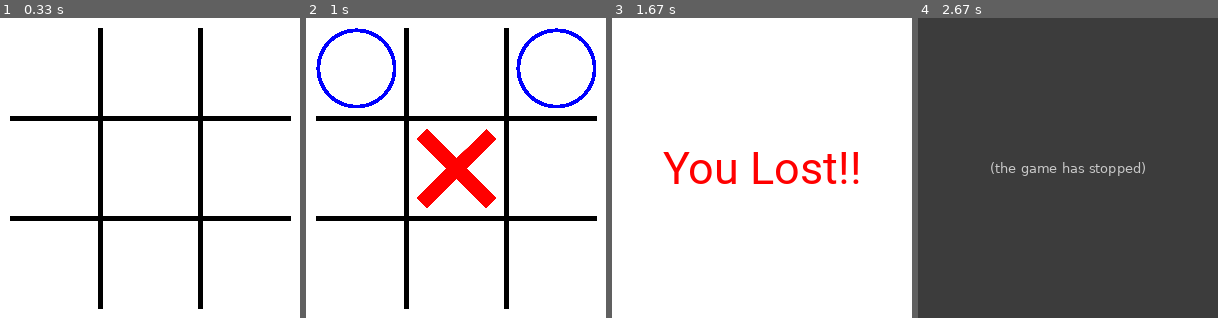
Above: before the commit, frames 1-4 (left to right).
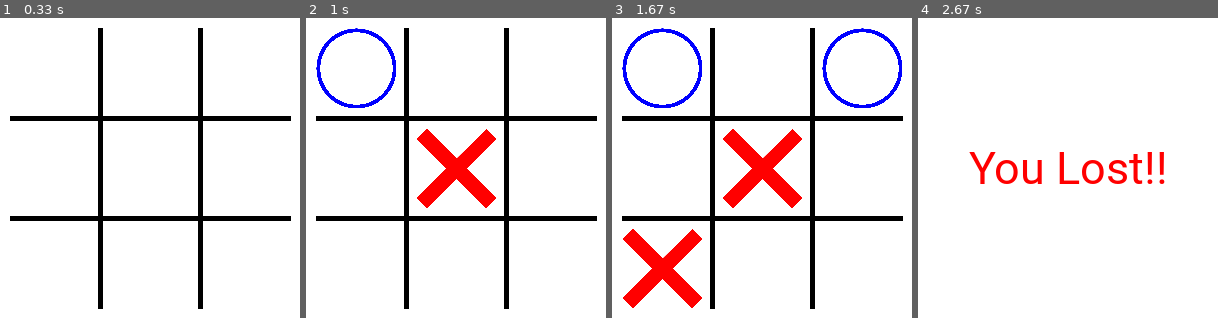
Above: after the commit, the same moments.

Repository: vinaysb/TicTacToe
Game: pygame game, started from Base-Game.py
Two runs of this game, one before a commit and one after it. Both use one fixed random seed, a clock stepped at 60 frames per second and the inputs below.
Inputs (mouse positions are in pixels of both pictures, inside the frame that each line leads up to):
- Up to frame 1 (0.33 s): no input
- Up to frame 2 (1 s): click (456, 168) at 0.38 s; click (456, 186) at 0.85 s
- Up to frame 3 (1.67 s): move the mouse to (669, 237) at 1.17 s; click (669, 237) at 1.45 s
- Up to frame 4 (2.67 s): move the mouse to (1176, 273) at 1.87 s; click (1176, 273) at 2.22 s

Frame 1 is identical in both runs. In frame 2, 1.0% of the frame differs, in the area x 3-97%, y 3-47%; in frame 3, 16%; in frame 4, 100%, in the area x 0-100%, y 0-100%.
Before the commit the program exited at 2.45 s; later frames show no game.

Commit message:
Better Commenting; Fixed overwrite issues; added cli mode

Diff:
--- a/Base-Game.py
+++ b/Base-Game.py
@@ -3,12 +3,17 @@
 
 
 class TicTacToe:
-    def __init__(self):
-        pg.init()
+    def __init__(self, show=False):
+        pg.font.init()
+
+        # Global Initializations
         self.board = np.zeros((3, 3))
-
+        self.show = show
         self.done = False
-        self.cell_vals = []
+        self.result = 0
+
+        # Initializing background PyGame elements
+        self.cell_values = []
         self.DISPLAY_WIDTH = 300
         self.DISPLAY_HEIGHT = 300
         self.BLACK = (0, 0, 0)
@@ -16,11 +21,16 @@
         self.GREEN = (26, 219, 39)
         self.RED = (255, 0, 0)
         self.GREY = (105, 105, 105)
-        self.screen = pg.display.set_mode((self.DISPLAY_WIDTH, self.DISPLAY_HEIGHT))
-        pg.display.set_caption('Tic-Tac-Toe')
         self.clock = pg.time.Clock()
-
-        self.Clickable_Areas = {
+        self.Cross = pg.transform.scale(pg.image.load('Cross.png'), (80, 80))
+        self.Circle = pg.transform.scale(pg.image.load('Circle.png'), (80, 80))
+        self.font = pg.font.Font('Roboto-Regular.ttf', 45)
+
+        # Initializing foreground PyGame elements to None
+        self.screen = None
+
+        # Global & PyGame Mappings
+        self.clickable_area_mapping = {
             1: pg.Rect(10, 10, 90, 90),
             2: pg.Rect(110, 10, 90, 90),
             3: pg.Rect(210, 10, 90, 90),
@@ -31,8 +41,6 @@
             8: pg.Rect(110, 210, 90, 90),
             9: pg.Rect(210, 210, 90, 90),
             }
-        self.Cross = pg.transform.scale(pg.image.load('Cross.png'), (80, 80))
-        self.Circle = pg.transform.scale(pg.image.load('Circle.png'), (80, 80))
         self.pos_mapping = {
             1: (0, 0), 2: (0, 1), 3: (0, 2), 4: (1, 0), 5: (1, 1), 6: (1, 2),
             7: (2, 0), 8: (2, 1), 9: (2, 2)
@@ -43,12 +51,43 @@
             }
         self.char_mapping = {0: ' ', 1: 'X', 2: 'O'}
         self.img_mapping = {1: self.Cross, 2: self.Circle}
-        self.font = pg.font.Font('Roboto-Regular.ttf', 45)
-        self.result = 0
-
-        self.controller()
+        self.cli_result_mapping = {
+            1: 'You Won!!',
+            2: 'You Lost!!',
+            3: 'It was a Draw!!'
+            }
+        self.gui_result_mapping = {
+            1: ('You Won!!', self.GREEN),
+            2: ('You Lost!!', self.RED),
+            3: ('It was a Draw!!', self.GREY)
+            }
+
+        # PyGame is called in-case the scene needs to be rendered
+        if self.show:
+            self.controller()
+        else:
+            self.cli_controller()
+
+    def cli_controller(self):
+
+        # Base Logic
+        while not np.all(self.board) and not self.done:
+            x = int(input('Enter a val from 1-9\n'))
+            self.player_turn(x)
+            if np.all(self.board) or self.done:
+                break
+            self.computer_turn()
+            print(self.board)
+        print(self.cli_result_mapping[self.result])
 
     def controller(self):
+
+        # PyGame initializations
+        pg.init()
+        self.screen = pg.display.set_mode((self.DISPLAY_WIDTH, self.DISPLAY_HEIGHT))
+        pg.display.set_caption('Tic-Tac-Toe')
+
+        # Main PyGame Logic
         while not np.all(self.board) and not self.done:
             for event in pg.event.get():
                 if event.type == pg.QUIT:
@@ -60,32 +99,34 @@
                 pg.draw.line(self.screen, self.BLACK, [10, 200], [290, 200], 5)
                 if event.type == pg.MOUSEBUTTONDOWN:
                     if event.button == 1:
-                        for area in self.Clickable_Areas:
-                            if self.Clickable_Areas[area].collidepoint(pg.mouse.get_pos()):
-                                self.cell_vals.append((area, 1))
-                                self.player_turn(area)
+                        for area in self.clickable_area_mapping:
+                            if self.clickable_area_mapping[area].collidepoint(pg.mouse.get_pos()):
+                                self.cell_values.append((area, 1))
+                                ret = self.player_turn(area)
+                                if ret != 0:
+                                    self.cell_values.pop(-1)
+                                    break
                                 if np.all(self.board) or self.done:
                                     break
-                                self.cell_vals.append((self.computer_turn(), 2))
+                                self.cell_values.append((self.computer_turn(), 2))
+                                print(self.board)
                                 break
-            if not self.cell_vals == []:
-                for area, val in self.cell_vals:
-                    self.screen.blit(self.img_mapping[val], self.Clickable_Areas[area])
+            if not self.cell_values == []:
+                for area, val in self.cell_values:
+                    self.screen.blit(self.img_mapping[val], self.clickable_area_mapping[area])
             if np.all(self.board):
                 self.result = 3
             if self.result:
-                result_mapping = {1: ('You Won!!', self.GREEN),
-                                  2: ('You Lost!!', self.RED),
-                                  3: ('It was a Draw!!', self.GREY)}
                 self.screen.fill(self.WHITE)
-                textsurf = self.font.render(result_mapping[self.result][0], True, result_mapping[self.result][1])
+                textsurf = self.font.render(self.gui_result_mapping[self.result][0], True,
+                                            self.gui_result_mapping[self.result][1])
                 textrect = textsurf.get_rect()
                 textrect.center = (150, 150)
                 self.screen.blit(textsurf, textrect)
                 pg.display.update()
                 pg.time.delay(1000)
             pg.display.update()
-            self.clock.tick(60)
+            self.clock.tick(2)
         pg.quit()
 
     def _win_cond(self, board, pos):
@@ -103,10 +144,13 @@
         return False
 
     def player_turn(self, x):
+        if self.board[self.pos_mapping[x]] != 0:
+            return 1
         self.board[self.pos_mapping[x]] = 1
         if self._win_cond(np.copy(self.board), x):
             self.done = True
             self.result = 1
+        return 0
 
     def computer_turn(self):
         empty_pos = list(zip(*np.where(self.board == 0)))
@@ -161,4 +205,4 @@
         return x
 
 
-T = TicTacToe()
+T = TicTacToe(show=True)
Not shown, changed: .gitignore
